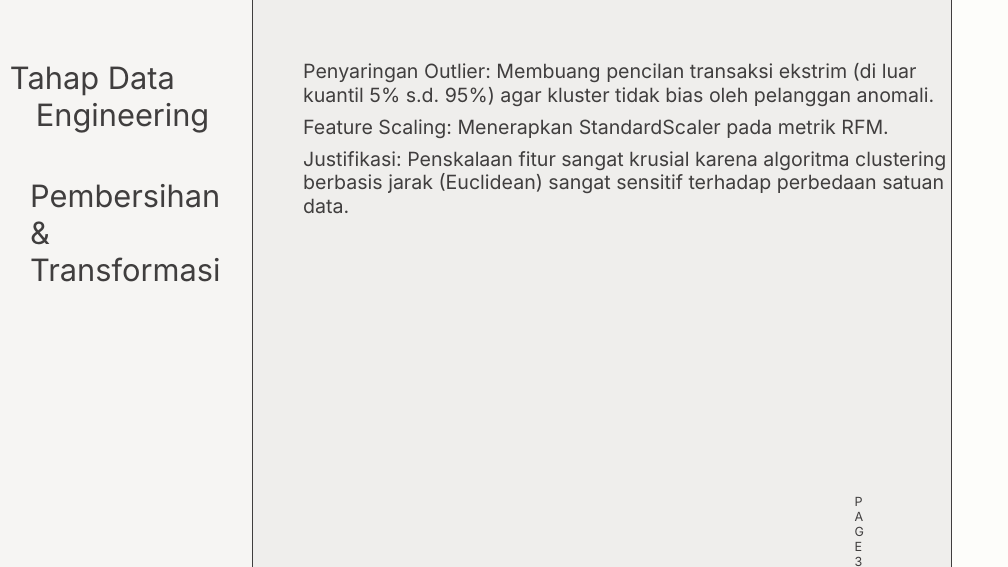
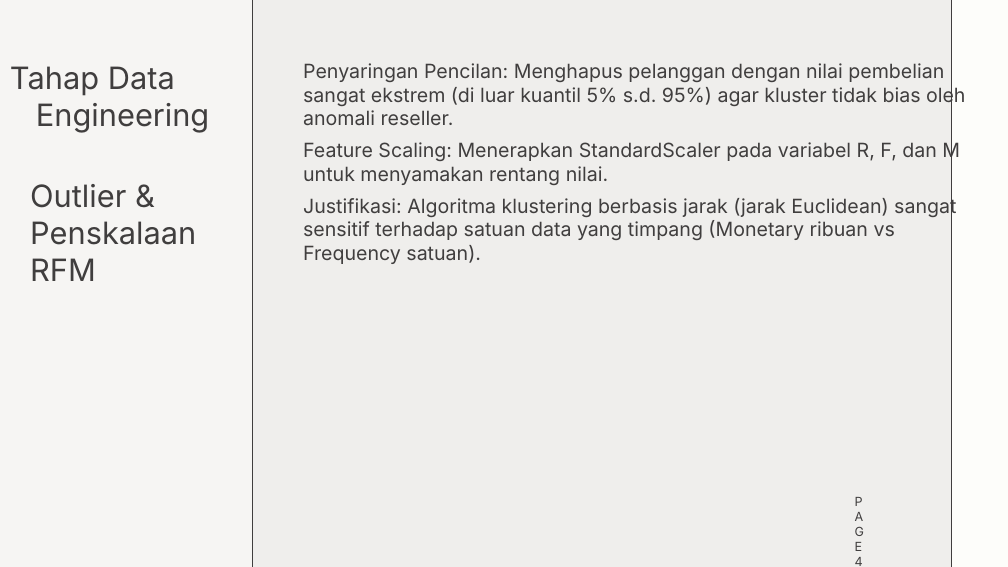
Before and after one commit to chilmi89/e_commerce_olist, a slide deck: slide 4 of 0019_studi_kasus1_materi_4_khanin_oktavia.pptx (slide 3 before the commit). Drawn at 1008x567 pixels with LibreOffice and Linux fonts; fonts in the diff are those of the drawing. Boxes give left, top, right and bottom in pixels: in the first picture for what was removed or moved away, otherwise in the second. Text is boxed around its words. In the diff, an @@ line names an element or a change of style, - is before the commit and + after.

```diff
--- a/0019_studi_kasus1_materi_4_khanin_oktavia.pptx
+++ b/0019_studi_kasus1_materi_4_khanin_oktavia.pptx
@@ text at [303,63,965,264]: text changed @@
-Penyaringan Outlier: Membuang pencilan transaksi ekstrim (di luar kuantil 5% s.d. 95%) agar kluster tidak bias oleh pelanggan anomali.
-Feature Scaling: Menerapkan StandardScaler pada metrik RFM.
-Justifikasi: Penskalaan fitur sangat krusial karena algoritma clustering berbasis jarak (Euclidean) sangat sensitif terhadap perbedaan satuan data.
+Penyaringan Pencilan: Menghapus pelanggan dengan nilai pembelian sangat ekstrem (di luar kuantil 5% s.d. 95%) agar kluster tidak bias oleh anomali reseller.
+Feature Scaling: Menerapkan StandardScaler pada variabel R, F, dan M untuk menyamakan rentang nilai.
+Justifikasi: Algoritma klustering berbasis jarak (jarak Euclidean) sangat sensitif terhadap satuan data yang timpang (Monetary ribuan vs Frequency satuan).
@@ text at [30,184,196,281]: text changed @@
-Pembersihan & Transformasi
+Outlier & Penskalaan RFM
@@ text at [855,557,863,566]: text changed @@
-PAGE 3
+PAGE 4
```
Also in this commit, not shown: 2 other slides changed, 1 slide added, 1 other file.
